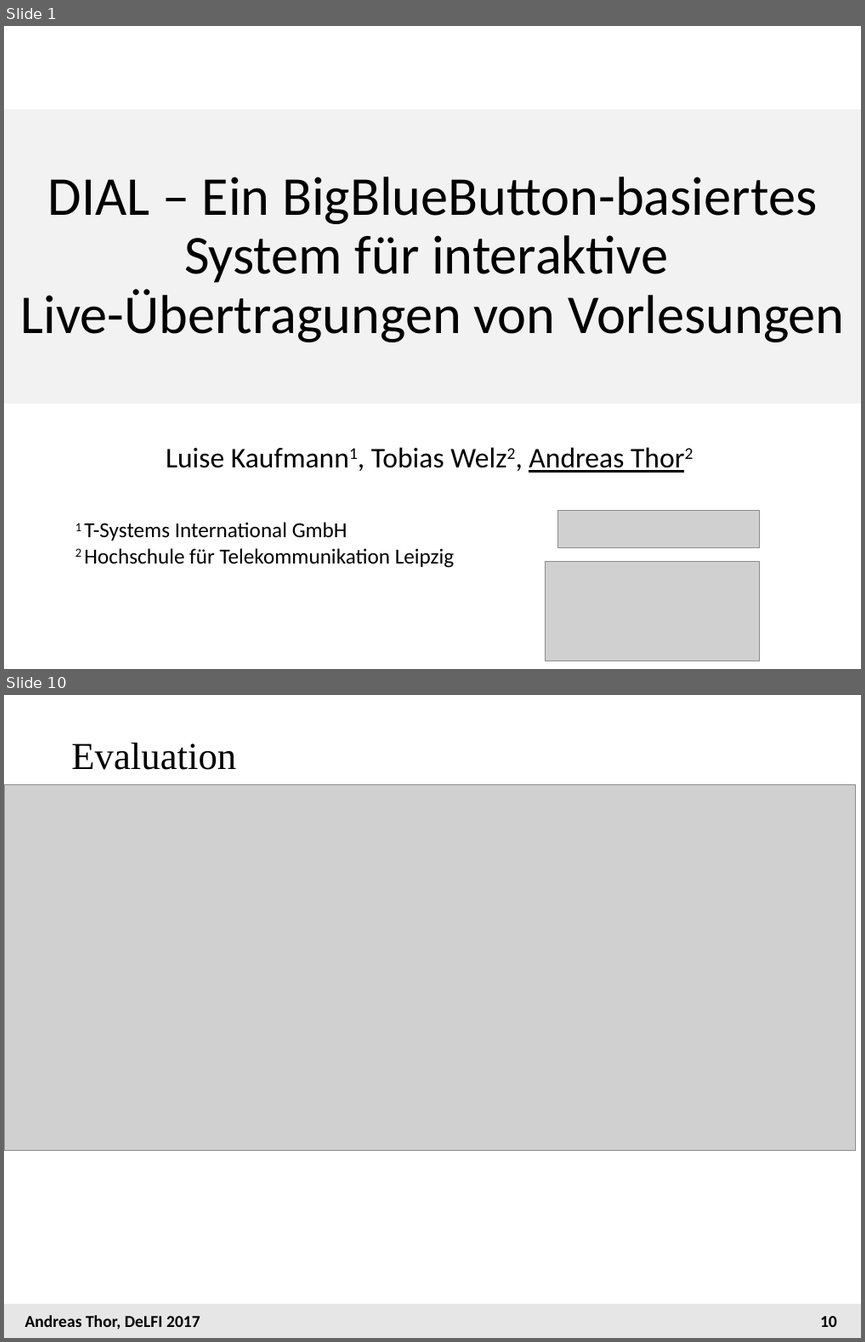
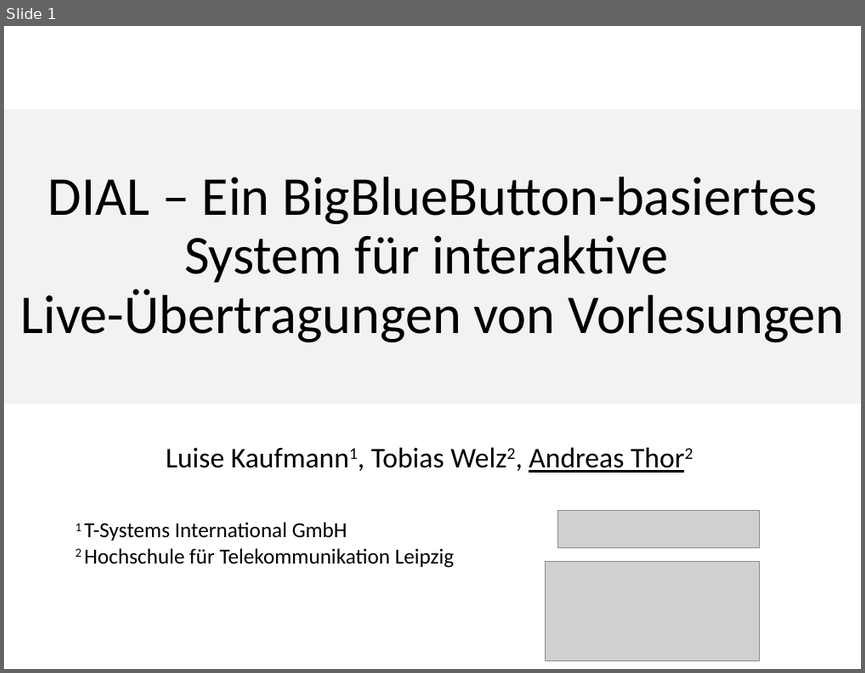
Before and after one commit to andreas-thor/papers, a slide deck: DIAL/DIAL_Delfi_2017_Vortrag.pptx. Shown one above the other, each under a label of ours: slides 1 and 10 before the commit, slide 1 after it; the slides between them are not shown. The pictures are 865x1342 and 865x673 pixels, drawn with LibreOffice and Linux fonts; fonts in the diff are those of the drawing; grey boxes stand for pictures. Boxes give left, top, right and bottom in pixels: in the first picture for what was removed or moved away, otherwise in the second. Text is boxed around its words. In the diff, an @@ line names an element or a change of style, - is before the commit and + after.

```diff
--- a/DIAL/DIAL_Delfi_2017_Vortrag.pptx
+++ b/DIAL/DIAL_Delfi_2017_Vortrag.pptx
@@ slide 10 removed at (4, 695, 861, 1338), background #FFFFFF @@
@@ title removed at (71, 743, 236, 770) @@
-Evaluation
@@ picture removed at (4, 785, 855, 1151) @@
@@ rectangle removed at (4, 1304, 861, 1338) @@
@@ text removed at (25, 1315, 200, 1329) @@
-Andreas Thor, DeLFI 2017
@@ page number removed at (820, 1315, 837, 1327) @@
-10
```
Also in this commit, not shown: 9 slides changed, 1 slide added.
